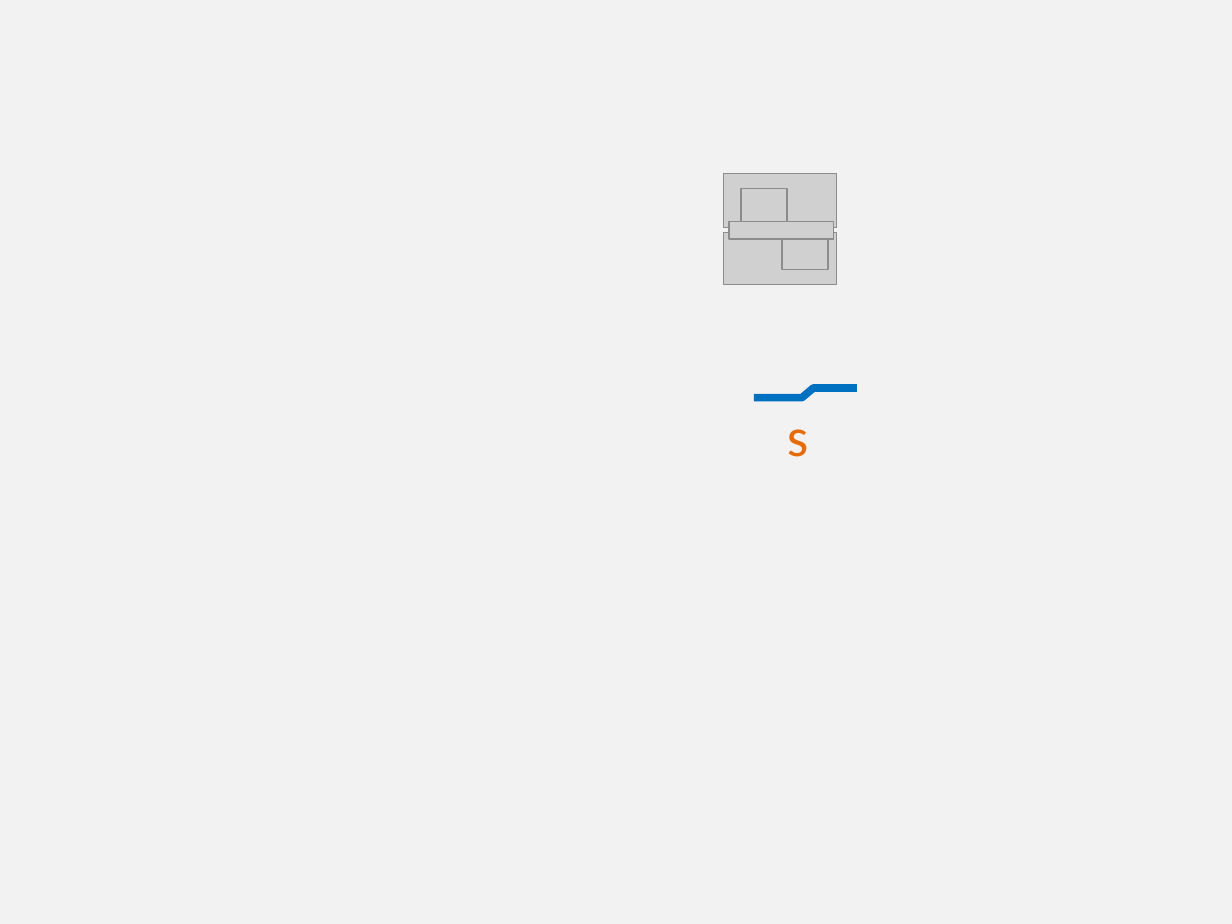
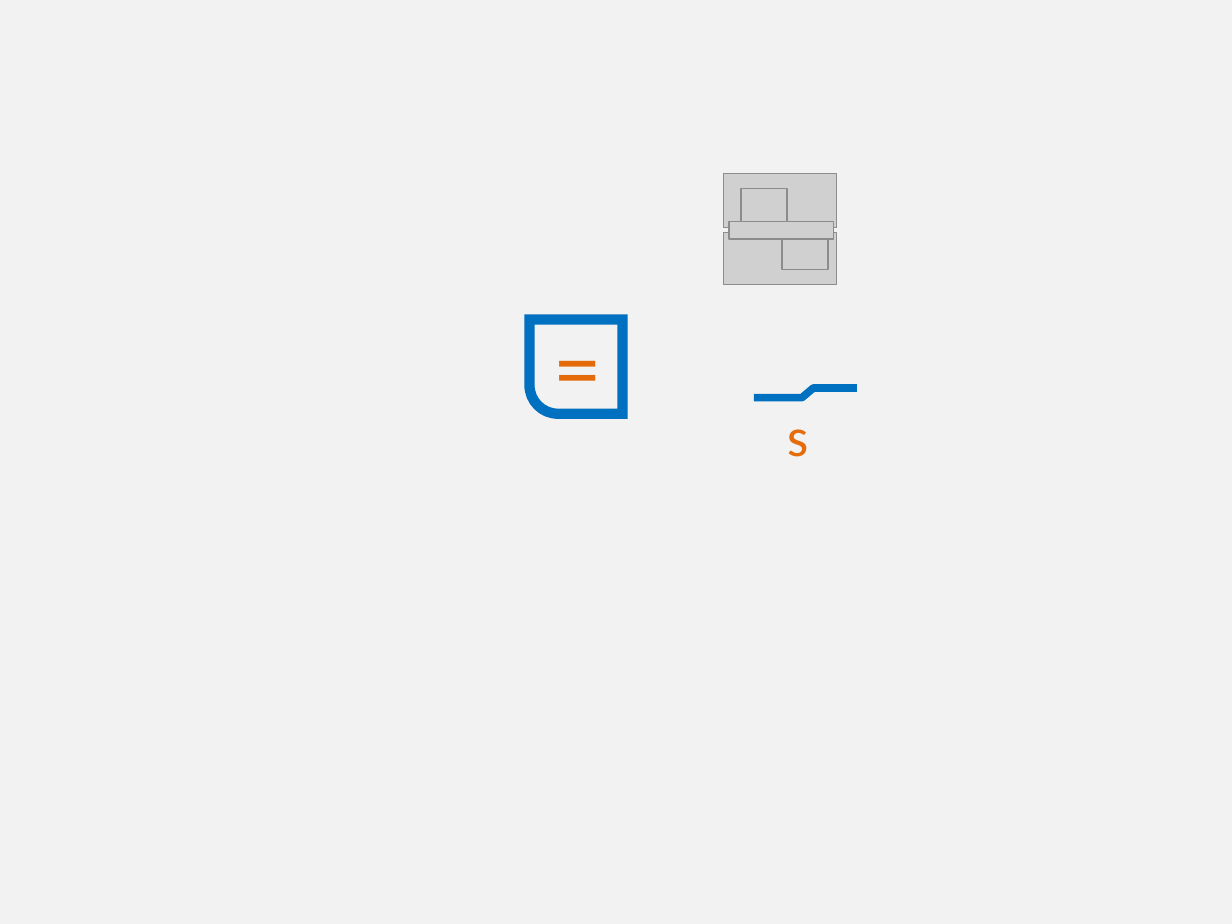
Before and after one commit to PowerPointLabs/PowerPointLabs, a slide deck: slide 1 of doc/Icons-SyncLab.pptx. Drawn at 1232x924 pixels with LibreOffice and Linux fonts; fonts in the diff are those of the drawing; grey boxes stand for pictures. Boxes give left, top, right and bottom in pixels: in the first picture for what was removed or moved away, otherwise in the second. Text is boxed around its words. In the diff, an @@ line names an element or a change of style, - is before the commit and + after.

```diff
--- a/doc/Icons-SyncLab.pptx
+++ b/doc/Icons-SyncLab.pptx
@@ freeform shape added at <box>529,320,623,415</box>, outline #0070C0 6 pt @@
@@ text added at <box>543,304,612,425</box>, 52 pt, text #E46A09 @@
+=
```
Also in this commit, not shown: 2 other files.
